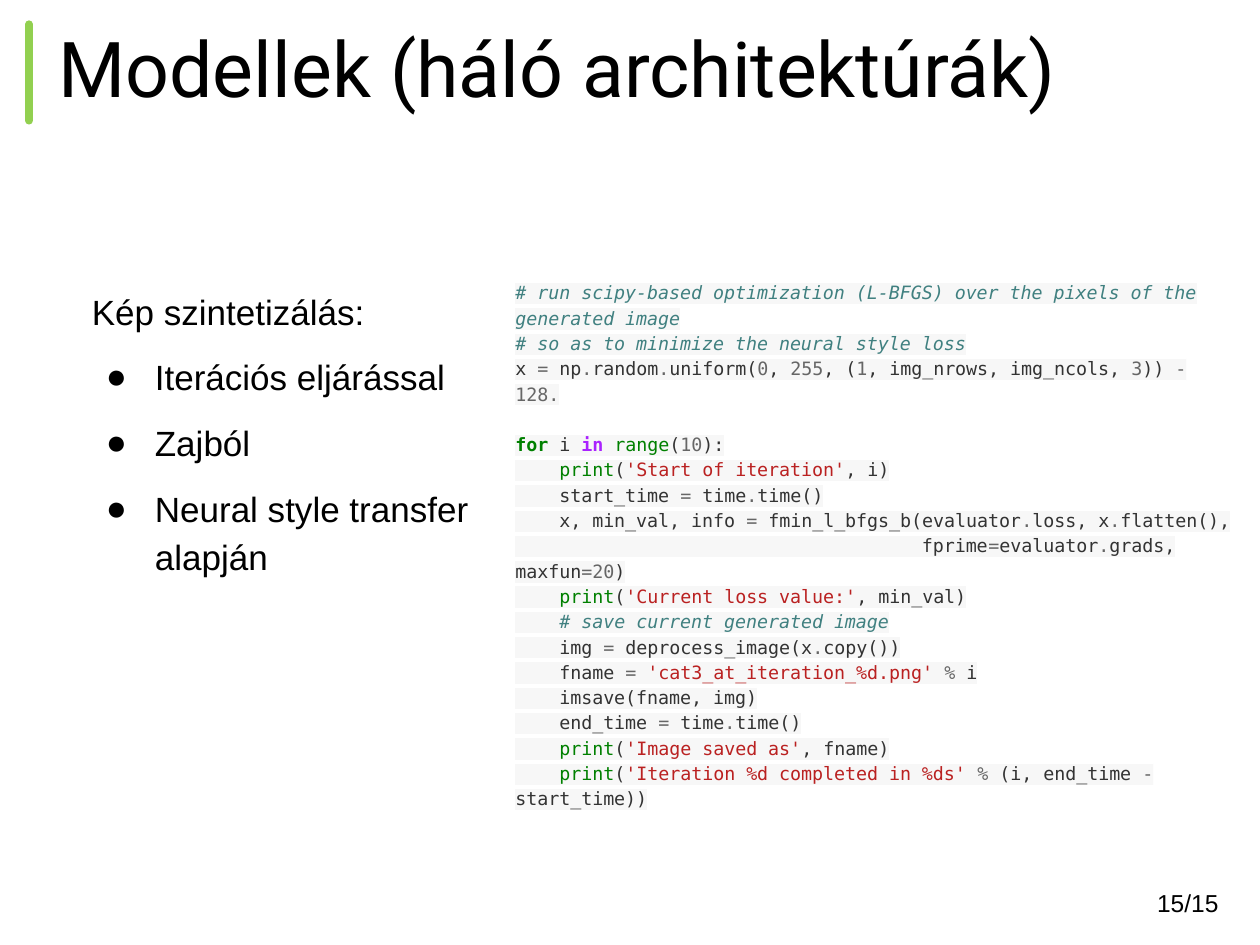
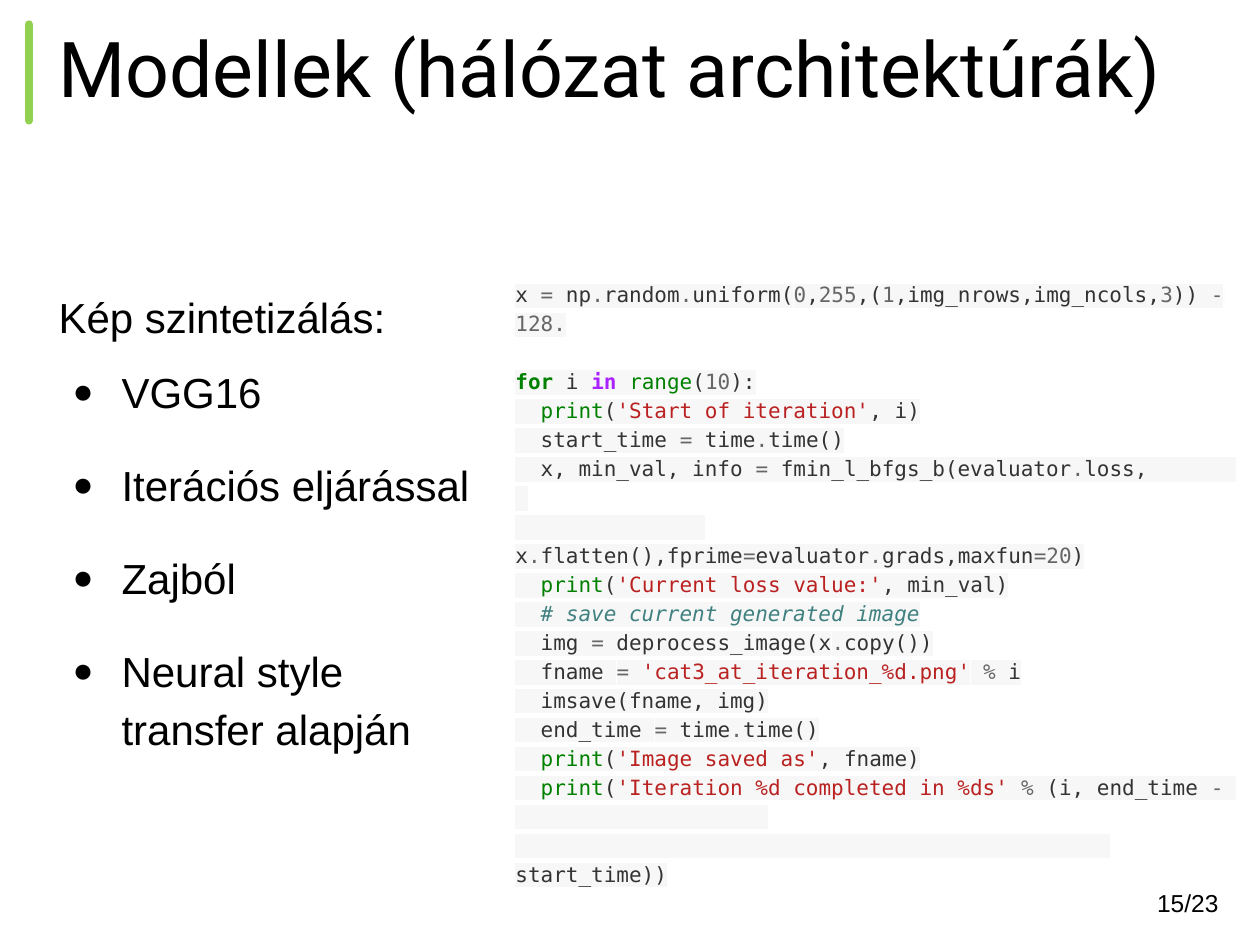
Before and after one commit to BME-SmartLab-Education/vitmav45-2016-train-validate-test-repeat, a slide deck: slide 15 of train-validate-test-repeat-vitmav45-nagy-hazi-beszamolo.pptx.pptx. Drawn at 1260x945 pixels with LibreOffice and Linux fonts; fonts in the diff are those of the drawing. Boxes give left, top, right and bottom in pixels: in the first picture for what was removed or moved away, otherwise in the second. Text is boxed around its words. In the diff, an @@ line names an element or a change of style, - is before the commit and + after.

```diff
--- a/train-validate-test-repeat-vitmav45-nagy-hazi-beszamolo.pptx.pptx
+++ b/train-validate-test-repeat-vitmav45-nagy-hazi-beszamolo.pptx.pptx
@@ title at <box>59,35,1160,115</box>: text changed @@
-Modellek (háló architektúrák)
+Modellek (hálózat architektúrák)
@@ text "Kép szintetizálás:": place and size @@
-text "Kép szintetizálás:" at <box>92,299,468,577</box>
+text "Kép szintetizálás:" at <box>59,302,469,754</box>
@@ text at <box>515,286,1198,887</box>: text changed; size 10.5 to 12 pt @@
-# run scipy-based optimization (L-BFGS) over the pixels of the generated image
-# so as to minimize the neural style loss
-x = np.random.uniform(0, 255, (1, img_nrows, img_ncols, 3)) - 128.
-for i in range(10):
-print('Start of iteration', i)
-start_time = time.time()
-x, min_val, info = fmin_l_bfgs_b(evaluator.loss, x.flatten(),
-fprime=evaluator.grads, maxfun=20)
-print('Current loss value:', min_val)
-# save current generated image
-img = deprocess_image(x.copy())
-fname = 'cat3_at_iteration_%d.png' % i
-imsave(fname, img)
-end_time = time.time()
-print('Image saved as', fname)
-print('Iteration %d completed in %ds' % (i, end_time - start_time))
+x = np.random.uniform(0,255,(1,img_nrows,img_ncols,3)) - 128.
+for i in range(10):
+print('Start of iteration', i)
+start_time = time.time()
+x, min_val, info = fmin_l_bfgs_b(evaluator.loss,
+x.flatten(),fprime=evaluator.grads,maxfun=20)
+print('Current loss value:', min_val)
+# save current generated image
+img = deprocess_image(x.copy())
+fname = 'cat3_at_iteration_%d.png' % i
+imsave(fname, img)
+end_time = time.time()
+print('Image saved as', fname)
+print('Iteration %d completed in %ds' % (i, end_time -
+start_time))
@@ text at <box>59,302,469,754</box>: size 20 to 24 pt; more space between paragraphs @@
@@ text at <box>122,378,262,409</box>: paragraph added @@
+● VGG16
@@ page number at <box>1157,894,1218,913</box>: text changed @@
-15/15
+15/23
```
Also in this commit, not shown: 15 other slides changed, 5 slides added, 4 slides removed.
